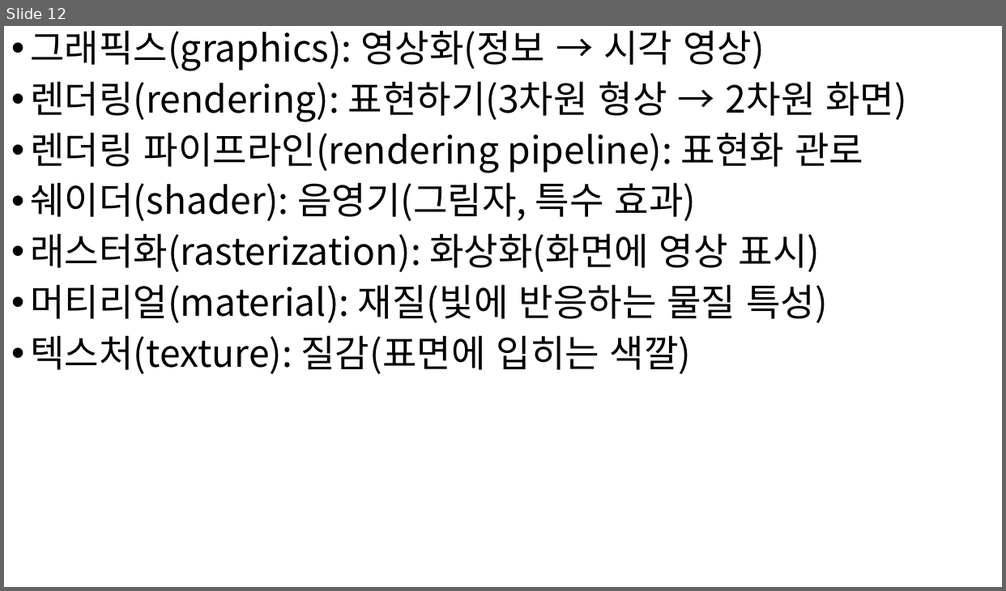
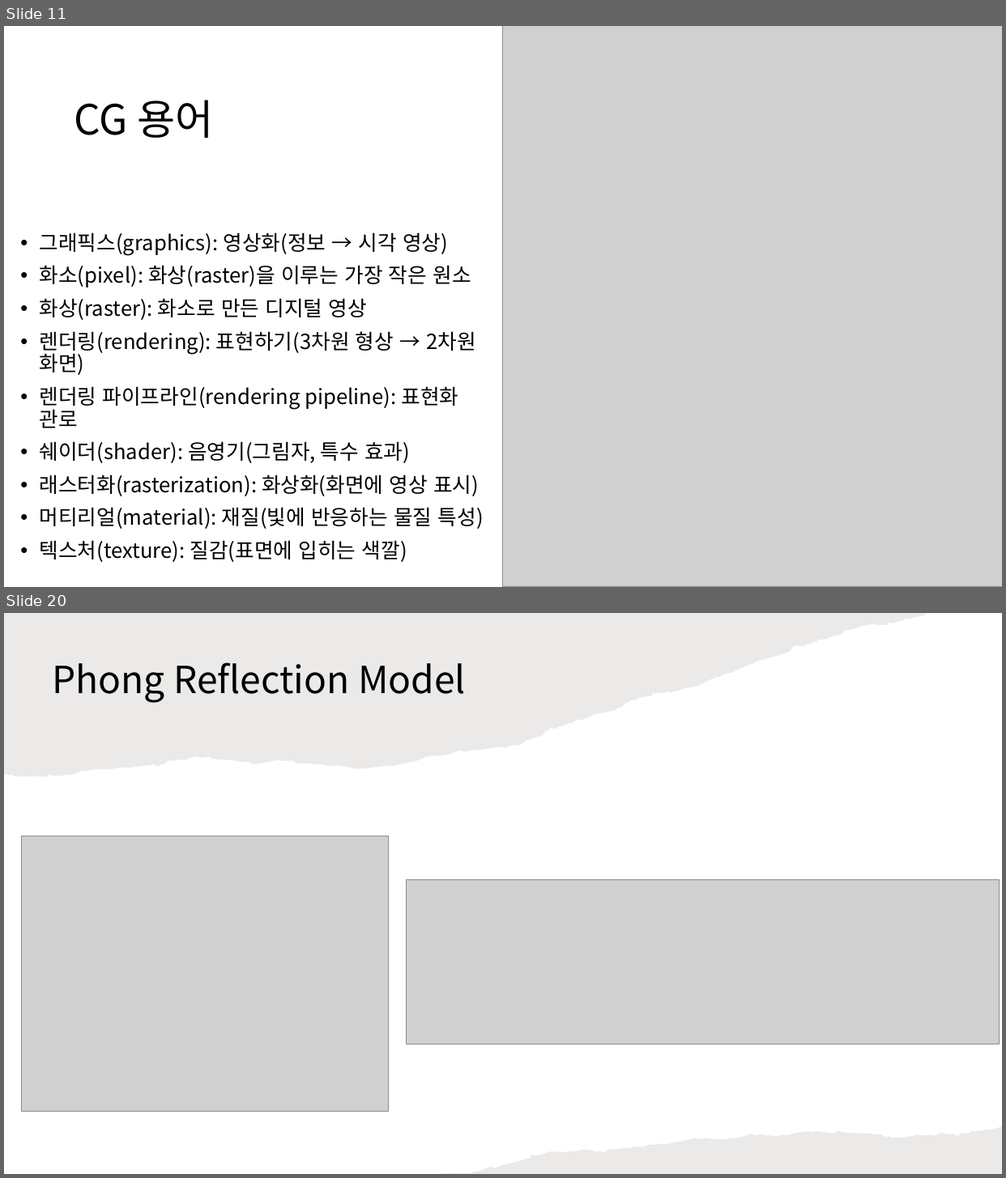
Before and after one commit to mokwongame/OpenGL_2025_2, a slide deck: Graphics 개념.pptx. Shown one above the other, each under a label of ours: slide 12 before the commit, slides 11 and 20 after it; the slides between them are not shown. The pictures are 1006x591 and 1006x1178 pixels, drawn with LibreOffice and Linux fonts; fonts in the diff are those of the drawing; grey boxes stand for pictures. Boxes give left, top, right and bottom in pixels: in the first picture for what was removed or moved away, otherwise in the second. Text is boxed around its words. In the diff, an @@ line names an element or a change of style, - is before the commit and + after.

Commit message:
Graphics 내용 추가

```diff
--- a/Graphics 개념.pptx
+++ b/Graphics 개념.pptx
@@ slide 20 added at [4,613,1002,1174], background #FFFFFF @@
@@ freeform shape added at [4,613,927,777], fill #82766A at 15% opacity @@
@@ title added at [53,662,466,703], 36 pt, text #000000 @@
+Phong Reflection Model
@@ picture added at [22,836,389,1112] @@
@@ picture added at [407,879,999,1044] @@
@@ freeform shape added at [438,1127,1002,1174], fill #82766A at 15% opacity @@
@@ what was slide 12 is now slide 11 @@
@@ slide 11 changed as well @@
@@ rectangle added at [4,26,701,213], fill #FFFFFF @@
@@ picture added at [503,26,1002,587] @@
@@ title added at [74,100,213,138], 40 pt, text #000000 @@
+CG 용어
@@ text "그래픽스(graphics): 영상화(정보 → 시각 영상)": place and size @@
-text "그래픽스(graphics): 영상화(정보 → 시각 영상)" at [30,30,907,374]
+text "그래픽스(graphics): 영상화(정보 → 시각 영상)" at [40,233,484,562]
@@ text "그래픽스(graphics): 영상화(정보 → 시각 영상)" at [40,233,484,562]: vertical alignment top to middle @@
@@ text at [40,233,484,562]: size 36 to 20 pt in "그래픽스(graphics): 영상화(정보 → 시각 영상)", "렌더링(rendering): 표현하기(3차원 형상 → 2차원 화면)", "렌더링 파이프라인(rendering pipeline): 표현화 관로", "쉐이더(shader): 음영기(그림자, 특수 효과)" and 3 more places @@
@@ text at [40,265,471,320]: paragraphs added @@
+• 화소(pixel): 화상(raster)을 이루는 가장 작은 원소
+• 화상(raster): 화소로 만든 디지털 영상
```
Also in this commit, not shown: 18 other slides added, 11 slides removed, 1 other file.
